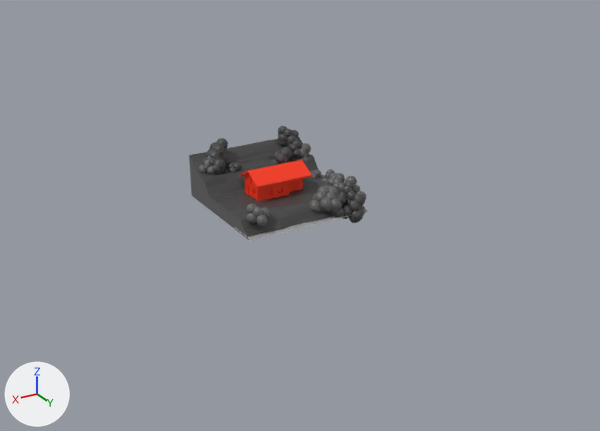
Before and after pictures for a commit that changed the glTF model POUTNICI/CHATA.glb.
Camera for both pictures: a 50 mm lens placed at (22.8, 40.9, 18.5), pointed at (-0.1, 2.7, -0.6). Arrows for +X, +Y and +Z are at lower left; the lights stay in place. The picture after the commit comes second. Where no turn or scale is listed for an object, it has been applied to the vertices.

The scene before the commit, as lines of its bpy script (objects in view):
```python
ob_icosphere_003 = bpy.data.objects.new('Icosphere.003', me_icosphere_002)
ob_icosphere_003.location = (-3.25, -2.71, 1.18)
ob_icosphere_003.rotation_euler = (0.0000678, -0.736, -1.571)  # degrees (0, -42, -90)
ob_icosphere_003.scale = (0.36, 0.36, 0.36)
ob_icosphere_004 = bpy.data.objects.new('Icosphere.004', me_icosphere_001)
ob_icosphere_004.location = (-2.76, -2.89, 1.34)
ob_icosphere_004.rotation_euler = (0.0000703, -0.509, -1.571)  # degrees (0, -29, -90)
ob_icosphere_004.scale = (0.268, 0.268, 0.268)
ob_icosphere_005 = bpy.data.objects.new('Icosphere.005', me_icosphere_001)
ob_icosphere_005.location = (-1.63, -2.65, 0.94)
ob_icosphere_005.rotation_euler = (0.0000701, -0.653, -1.571)  # degrees (0, -37, -90)
ob_icosphere_005.scale = (0.393, 0.393, 0.393)
ob_icosphere_006 = bpy.data.objects.new('Icosphere.006', me_icosphere_001)
ob_icosphere_006.location = (1.68, -2.74, 1.0)
ob_icosphere_006.rotation_euler = (0.0000714, -1.153, -1.571)  # degrees (0, -66, -90)
ob_icosphere_006.scale = (0.299, 0.299, 0.299)
ob_plane = bpy.data.objects.new('Plane', me_plane)
ob_plane.location = (0.0, 0.0, 0.0)
ob_plane_001 = bpy.data.objects.new('Plane.001', me_plane_001)
ob_plane_001.location = (0.0, 0.0, 0.0)
ob_plane_002 = bpy.data.objects.new('Plane.002', me_plane_002)
ob_plane_002.location = (0.0, 0.0, 0.0)
ob_plane_004 = bpy.data.objects.new('Plane.004', me_plane_008)
ob_plane_004.location = (0.0, 3.15, -0.68)
ob_plane_005 = bpy.data.objects.new('Plane.005', me_plane_009)
ob_plane_005.location = (0.0, 0.0, 0.0)
```
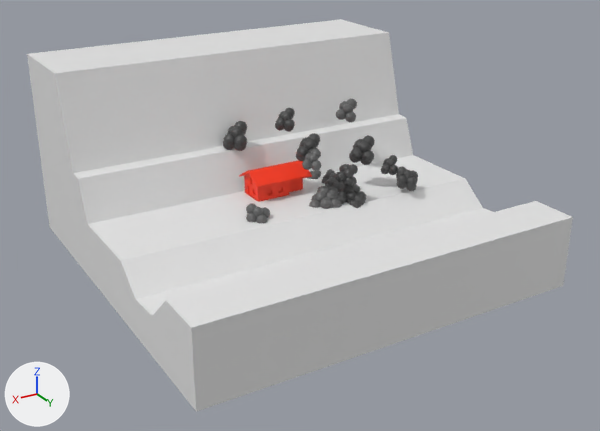
Changed parts and their boxes (x1, y1, x2, y2) in the pictures (600 x 431 px):
'Cube', added: after (27, 19, 573, 412)
'Plane.001', deleted: before (192, 136, 333, 240)
'Plane.002', deleted: before (189, 156, 249, 240)
'Icosphere.008', moved: before (202, 144, 225, 174); after (223, 121, 247, 151)
'Icosphere.005', moved: before (270, 147, 292, 165); after (349, 135, 375, 165)
'Icosphere.001', moved: before (278, 126, 299, 147); after (396, 167, 418, 191)
'Icosphere.007', moved: before (209, 138, 228, 164); after (296, 133, 320, 161)
'Icosphere.003', moved: before (291, 143, 311, 162); after (336, 98, 357, 123)
'Icosphere.006', moved: before (223, 162, 242, 173); after (335, 164, 358, 186)
'Icosphere.010', moved: before (203, 156, 221, 175); after (275, 108, 295, 132)
'Plane.005', deleted: before (189, 142, 343, 206)
'Icosphere.009', moved: before (199, 155, 214, 175); after (302, 149, 321, 171)
'Icosphere.004', moved: before (287, 140, 300, 159); after (381, 155, 398, 175)
'Plane.004', deleted: before (234, 210, 368, 240)

What changed in the scene script:
```text
Add me_cube:
    me_cube.from_pydata(...)  # 60 vertices, 116 faces; spans x -11.3..11.3, y -10.1..12.9, z -3.7..7.7
Remove ob_plane_001:
    ob_plane_001 = bpy.data.objects.new('Plane.001', me_plane_001)
    ob_plane_001.location = (0.0, 0.0, 0.0)
Remove ob_plane_002:
    ob_plane_002 = bpy.data.objects.new('Plane.002', me_plane_002)
    ob_plane_002.location = (0.0, 0.0, 0.0)
Remove ob_plane_004:
    ob_plane_004 = bpy.data.objects.new('Plane.004', me_plane_008)
    ob_plane_004.location = (0.0, 3.15, -0.68)
Remove ob_plane_005:
    ob_plane_005 = bpy.data.objects.new('Plane.005', me_plane_009)
    ob_plane_005.location = (0.0, 0.0, 0.0)
Change ob_icosphere_003:
    ob_icosphere_003.location: (-3.25, -2.71, 1.18) -> (-5.84, -1.43, 4.04)
Change ob_icosphere_004:
    ob_icosphere_004.location: (-2.76, -2.89, 1.34) -> (-6.33, 2.57, 1.32)
Change ob_icosphere_005:
    ob_icosphere_005.location: (-1.63, -2.65, 0.94) -> (-5.07, 1.37, 2.26)
Change ob_icosphere_006:
    ob_icosphere_006.location: (1.68, -2.74, 1.0) -> (-2.76, 3.21, 1.88)
Change ob_icosphere_007:
    ob_icosphere_007.location: (2.16, -3.83, 1.8) -> (-1.54, 0.89, 2.8)
Change ob_icosphere_008:
    ob_icosphere_008.location: (2.59, -3.39, 1.52) -> (1.42, -2.68, 3.0)
Change ob_icosphere_009:
    ob_icosphere_009.location: (3.08, -3.08, 1.41) -> (-1.07, 2.18, 2.57)
Change ob_icosphere_010:
    ob_icosphere_010.location: (2.86, -3.05, 1.35) -> (-0.73, -0.33, 4.31)
Change ob_icosphere_001:
    ob_icosphere_001.location: (-2.45, -3.34, 1.77) -> (-6.46, 3.96, 0.52)
Add ob_cube:
    ob_cube = bpy.data.objects.new('Cube', me_cube)
    ob_cube.location = (0.0, 0.0, 0.0)
```
